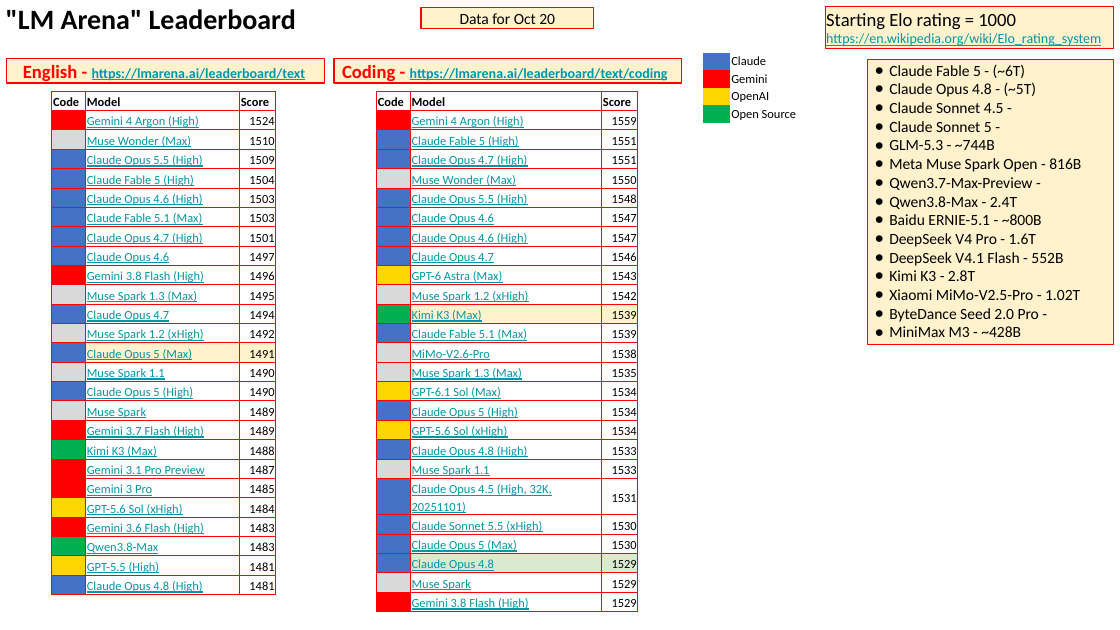
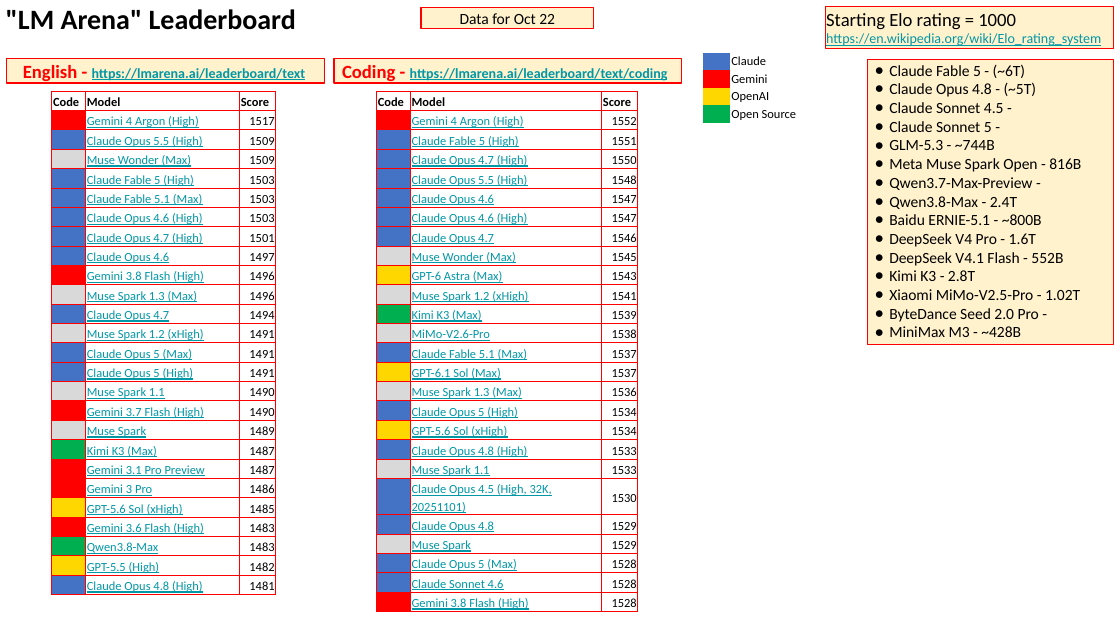
Before and after one commit to lselector/seminar, a slide deck: slide 2 of 2026/2026-10-23-AI-News.pptx. Drawn at 1120x630 pixels with LibreOffice and Linux fonts; fonts in the diff are those of the drawing. Boxes give left, top, right and bottom in pixels: in the first picture for what was removed or moved away, otherwise in the second. Text is boxed around its words. In the diff, an @@ line names an element or a change of style, - is before the commit and + after.

Commit message:
update

```diff
--- a/2026/2026-10-23-AI-News.pptx
+++ b/2026/2026-10-23-AI-News.pptx
@@ text in rectangle at box(460, 13, 555, 29): text changed @@
-Data for Oct 20
+Data for Oct 22
@@ table at box(52, 91, 276, 597) @@
-row 2: ■ | Gemini 4 Argon (High) | 1524
-row 3: ■ | Muse Wonder (Max) | 1510
+row 2: ■ | Gemini 4 Argon (High) | 1517
-row 5: ■ | Claude Fable 5 (High) | 1504
+row 4: ■ | Muse Wonder (Max) | 1509
+row 5: ■ | Claude Fable 5 (High) | 1503
+row 6: ■ | Claude Fable 5.1 (Max) | 1503
-row 7: ■ | Claude Fable 5.1 (Max) | 1503
-row 11, column 3: 1495
+row 11, column 3: 1496
-row 13, column 3: 1492
+row 13, column 3: 1491
+row 15: ■ | Claude Opus 5 (High) | 1491
-row 17, column 2: Claude Opus 5 (High)
+row 17, column 2: Gemini 3.7 Flash (High)
-row 18: ■ | Gemini 3.7 Flash (High) | 1489
-row 19: ■ | Kimi K3 (Max) | 1488
+row 19: ■ | Kimi K3 (Max) | 1487
-row 21, column 3: 1485
+row 21, column 3: 1486
-row 22, column 3: 1484
+row 22, column 3: 1485
-row 25, column 3: 1481
+row 25, column 3: 1482
@@ fill #D9D9D9 to #4472C4 in 2 cells @@
@@ fill #4472C4 to #D9D9D9 in 2 cells @@
@@ fill #FFF2CC to none in 2 cells @@
@@ fill #D9D9D9 to #FF0000 in row 17, column 1 @@
@@ fill #FF0000 to #D9D9D9 in row 18, column 1 @@
@@ text colour #D9D9D9 to #4472C4, text colour #4472C4 to #D9D9D9 in "■", "■" @@
@@ text colour #D9D9D9 to #FF0000, text colour #FF0000 to #D9D9D9 in "■" @@
@@ table at box(376, 91, 637, 614) @@
-row 2, column 3: 1559
+row 2, column 3: 1552
-row 4: ■ | Claude Opus 4.7 (High) | 1551
-row 5: ■ | Muse Wonder (Max) | 1550
+row 4: ■ | Claude Opus 4.7 (High) | 1550
+row 9: ■ | Muse Wonder (Max) | 1545
-row 11, column 3: 1542
+row 11, column 3: 1541
-row 13: ■ | Claude Fable 5.1 (Max) | 1539
-row 15: ■ | Muse Spark 1.3 (Max) | 1535
-row 16: ■ | GPT-6.1 Sol (Max) | 1534
+row 14: ■ | Claude Fable 5.1 (Max) | 1537
+row 15: ■ | GPT-6.1 Sol (Max) | 1537
+row 16: ■ | Muse Spark 1.3 (Max) | 1536
-row 21: ■ | Claude Opus 4.5 (High, 32K, 20251101) | 1531
-row 22: ■ | Claude Sonnet 5.5 (xHigh) | 1530
-row 23: ■ | Claude Opus 5 (Max) | 1530
+row 21: ■ | Claude Opus 4.5 (High, 32K, 20251101) | 1530
-row 26: ■ | Gemini 3.8 Flash (High) | 1529
+row 24: ■ | Claude Opus 5 (Max) | 1528
+row 25: ■ | Claude Sonnet 4.6 | 1528
+row 26: ■ | Gemini 3.8 Flash (High) | 1528
@@ fill #D9D9D9 to #4472C4 in 3 cells @@
@@ fill #4472C4 to #D9D9D9 in 3 cells @@
@@ fill #FFF2CC to none in 2 cells @@
@@ fill #D9D9D9 to #FFD700 in row 15, column 1 @@
@@ fill #FFD700 to #D9D9D9 in row 16, column 1 @@
@@ fill #D9EAD3 to none in 2 cells @@
@@ text colour #D9D9D9 to #4472C4, text colour #4472C4 to #D9D9D9 in "■", "■", "■" @@
@@ text colour #D9D9D9 to #FFD700, text colour #FFD700 to #D9D9D9 in "■" @@
```
Also in this commit, not shown: 13 other slides changed, 7 slides added.
